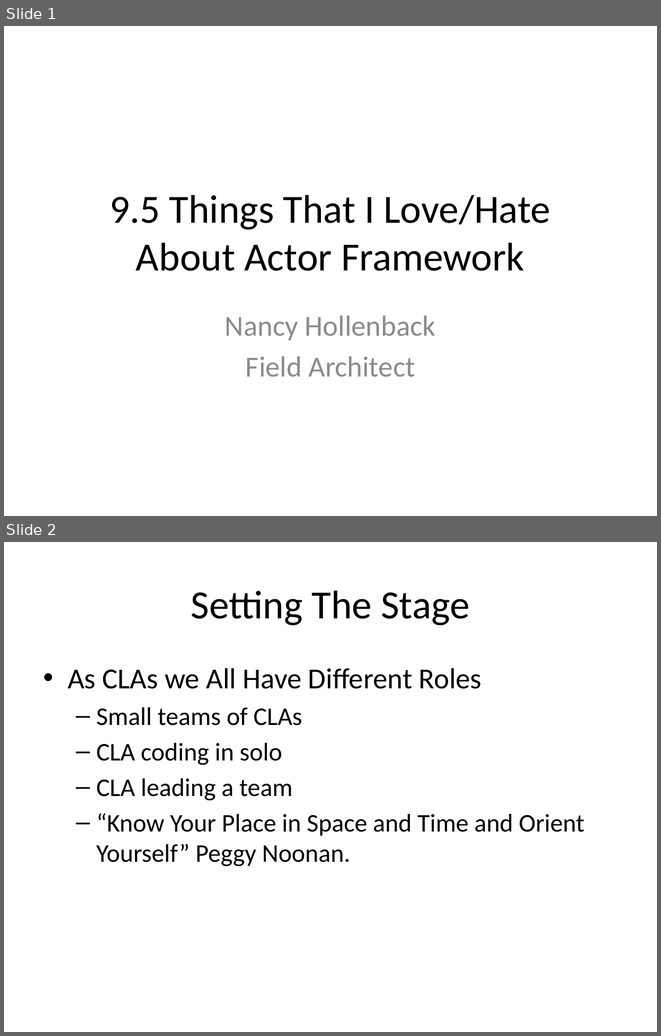
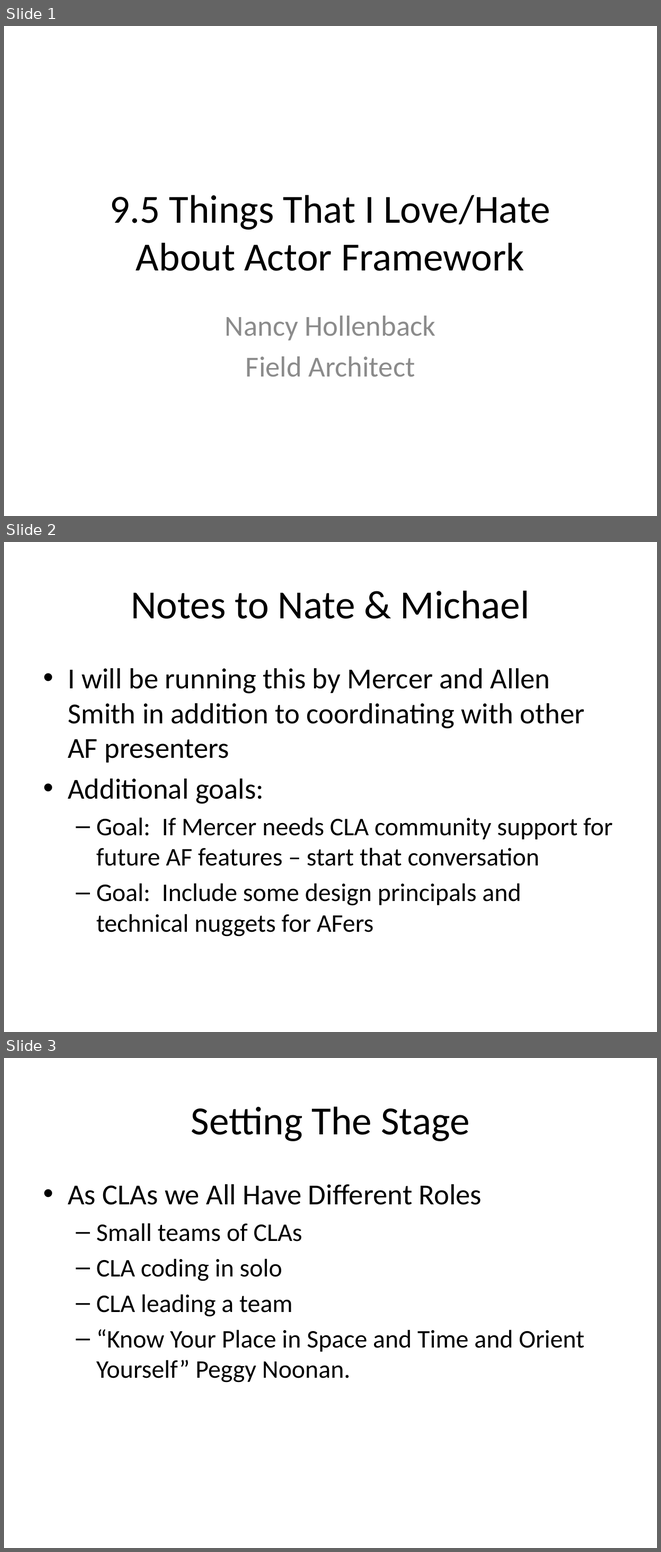
Before and after one commit to njhollenback/Presentations, a slide deck: 9-5 Things That I Love Hate About Actor Framework.pptx. Shown one above the other, each under a label of ours: slides 1 and 2 before the commit, slides 1, 2 and 3 after it. The pictures are 661x1036 and 661x1552 pixels, drawn with LibreOffice and Linux fonts; fonts in the diff are those of the drawing. Boxes give left, top, right and bottom in pixels: in the first picture for what was removed or moved away, otherwise in the second. Text is boxed around its words. In the diff, an @@ line names an element or a change of style, - is before the commit and + after.

```diff
--- a/9-5 Things That I Love Hate About Actor Framework.pptx
+++ b/9-5 Things That I Love Hate About Actor Framework.pptx
@@ slide 2 added at box(4, 542, 657, 1032), background #FFFFFF @@
@@ title added at box(131, 590, 530, 619), 44 pt, text #000000 @@
+Notes to Nate & Michael
@@ text added at box(68, 668, 612, 936), 28 pt, text #000000 @@
+• I will be running this by Mercer and Allen Smith in addition to coordinating with other AF presenters
+• Additional goals:
+  – Goal: If Mercer needs CLA community support for future AF features – start that conversation
+  – Goal: Include some design principals and technical nuggets for AFers
@@ what was slide 2 is now slide 3 @@
```
